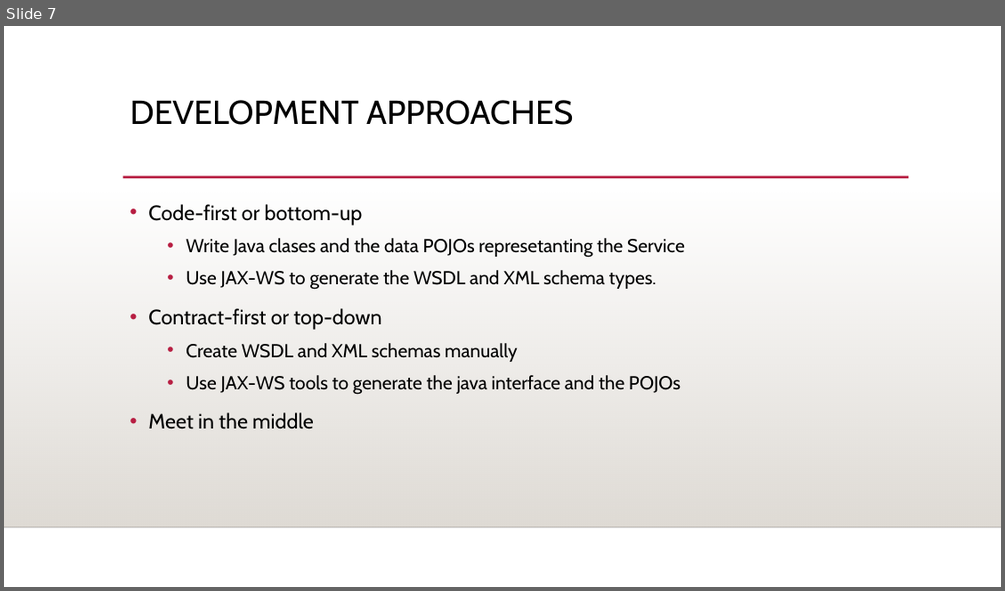
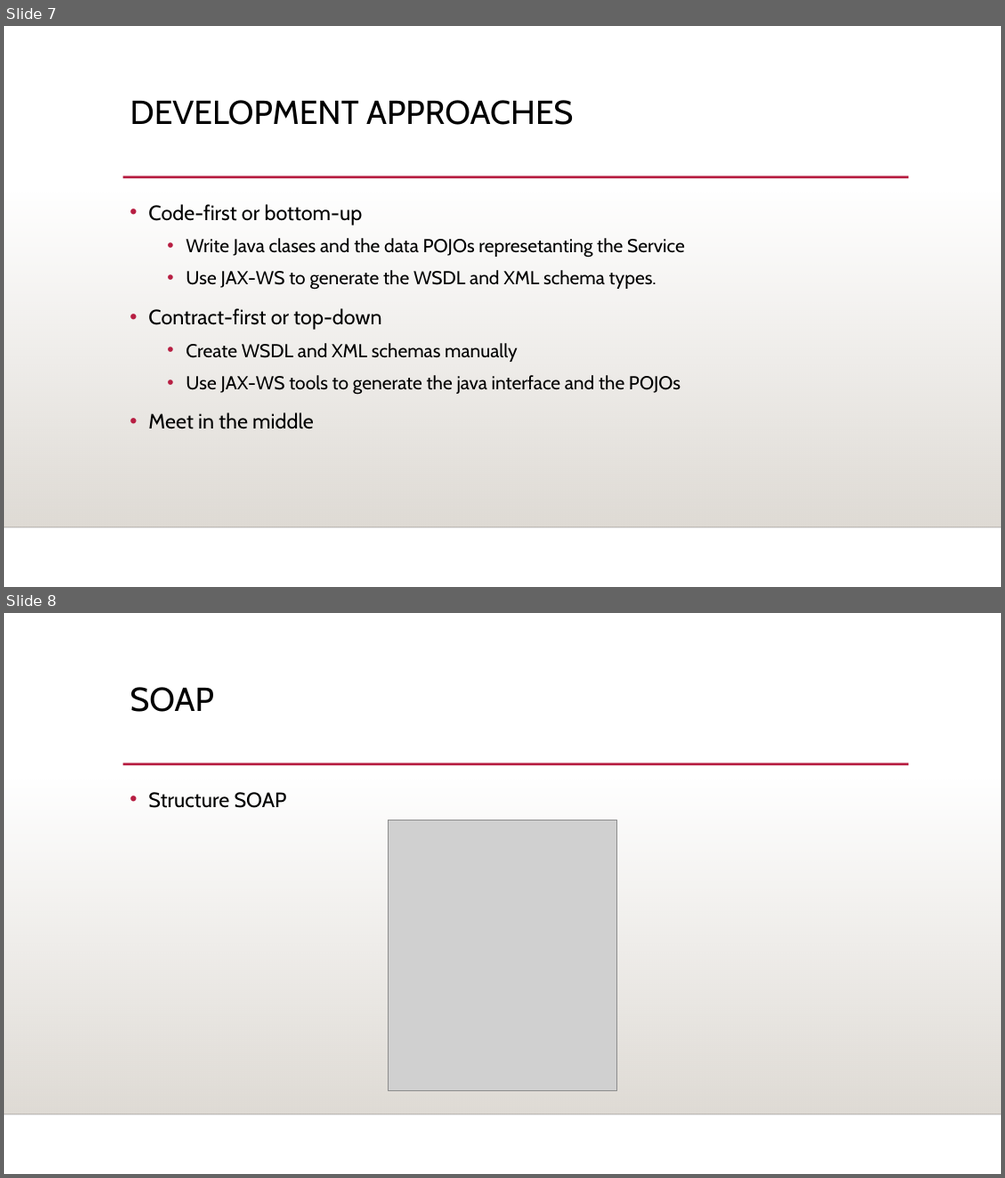
Before and after one commit to oscarhdezs/EGEL, a slide deck: JAva Web Services.ppt. Shown one above the other, each under a label of ours: slide 7 before the commit, slides 7 and 8 after it. The pictures are 1005x591 and 1005x1178 pixels, drawn with LibreOffice and Linux fonts; fonts in the diff are those of the drawing; grey boxes stand for pictures; background and template pictures are left out. Boxes give left, top, right and bottom in pixels: in the first picture for what was removed or moved away, otherwise in the second. Text is boxed around its words. In the diff, an @@ line names an element or a change of style, - is before the commit and + after.

```diff
--- a/JAva Web Services.ppt
+++ b/JAva Web Services.ppt
@@ slide 8 added at bbox=[4, 613, 1001, 1174], background picture (left out); not listed: 3 template elements that a slide beside it also shows @@
@@ title added at bbox=[130, 687, 214, 712], 32 pt, text #000000 @@
+SOAP
@@ text added at bbox=[148, 792, 287, 808], 20 pt, text #000000 @@
+• Structure SOAP
@@ picture added at bbox=[388, 819, 616, 1090] @@
```
Also in this commit, not shown: 4 other slides added.
